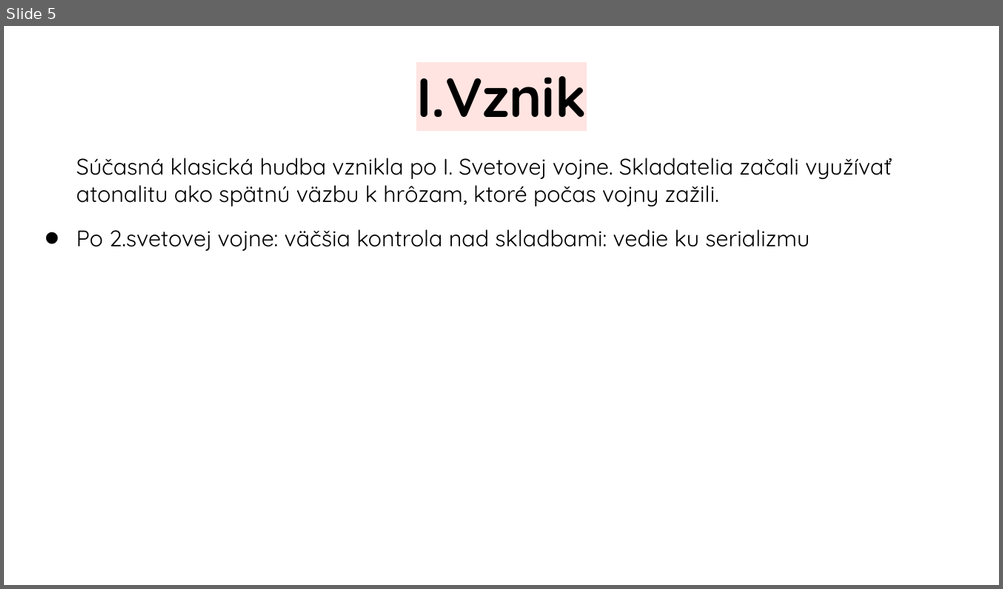
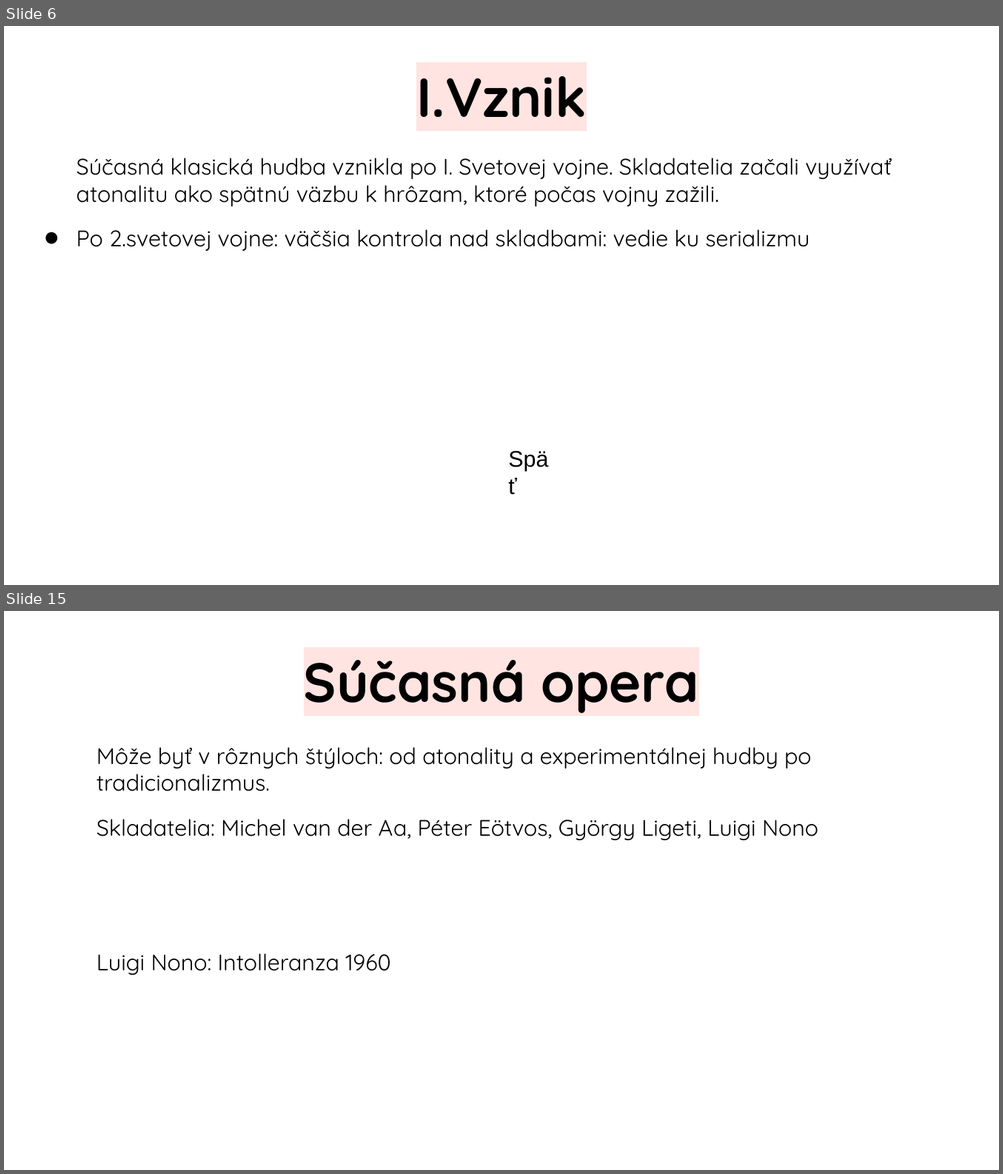
Before and after one commit to jenca-adam/skolskeveci, a slide deck: hudobna/sucasna-vazna-hudba/prezentazia.odp. Shown one above the other, each under a label of ours: slide 5 before the commit, slides 6 and 15 after it; the slides between them are not shown. The pictures are 1003x589 and 1003x1174 pixels, drawn with LibreOffice and Linux fonts; fonts in the diff are those of the drawing. Boxes give left, top, right and bottom in pixels: in the first picture for what was removed or moved away, otherwise in the second. Text is boxed around its words. In the diff, an @@ line names an element or a change of style, - is before the commit and + after.

```diff
--- a/hudobna/sucasna-vazna-hudba/prezentazia.odp
+++ b/hudobna/sucasna-vazna-hudba/prezentazia.odp
@@ slide 15 added at (4,611,999,1170), background #FFFFFF @@
@@ title added at (304,660,698,713), 44 pt, text #000000, bold @@
+Súčasná opera
@@ text added at (96,747,818,975), 18 pt, text #000000 @@
+Môže byť v rôznych štýloch: od atonality a experimentálnej hudby po tradicionalizmus.
+Skladatelia: Michel van der Aa, Péter Eötvos, György Ligeti, Luigi Nono
+Luigi Nono: Intolleranza 1960
@@ what was slide 5 is now slide 6 @@
@@ slide 6 changed as well @@
@@ text added at (500,441,566,501), 18 pt, text #000000 @@
+Späť
```
Also in this commit, not shown: 2 other slides changed, 10 other slides added, 13 other files.
